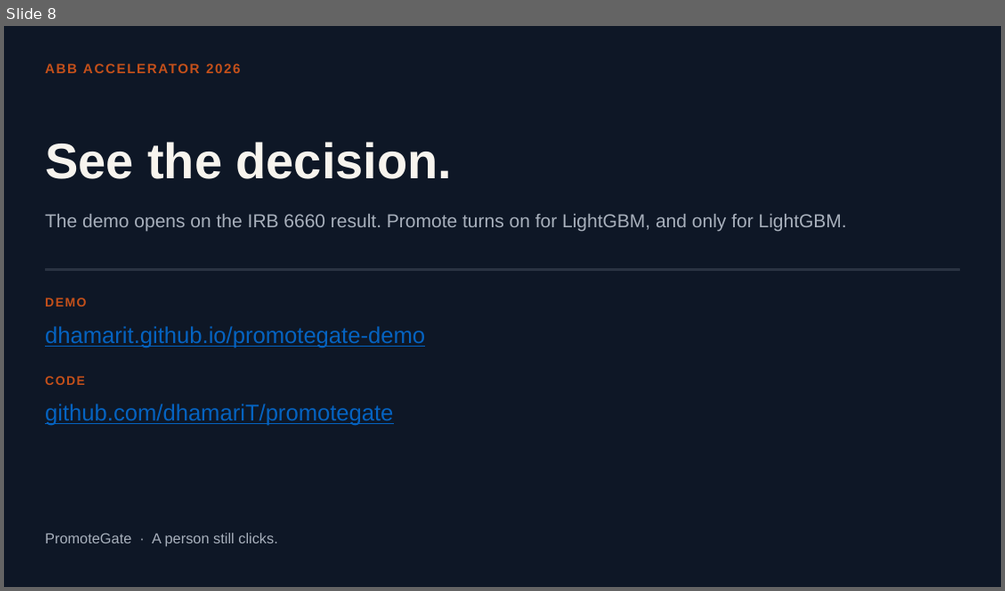
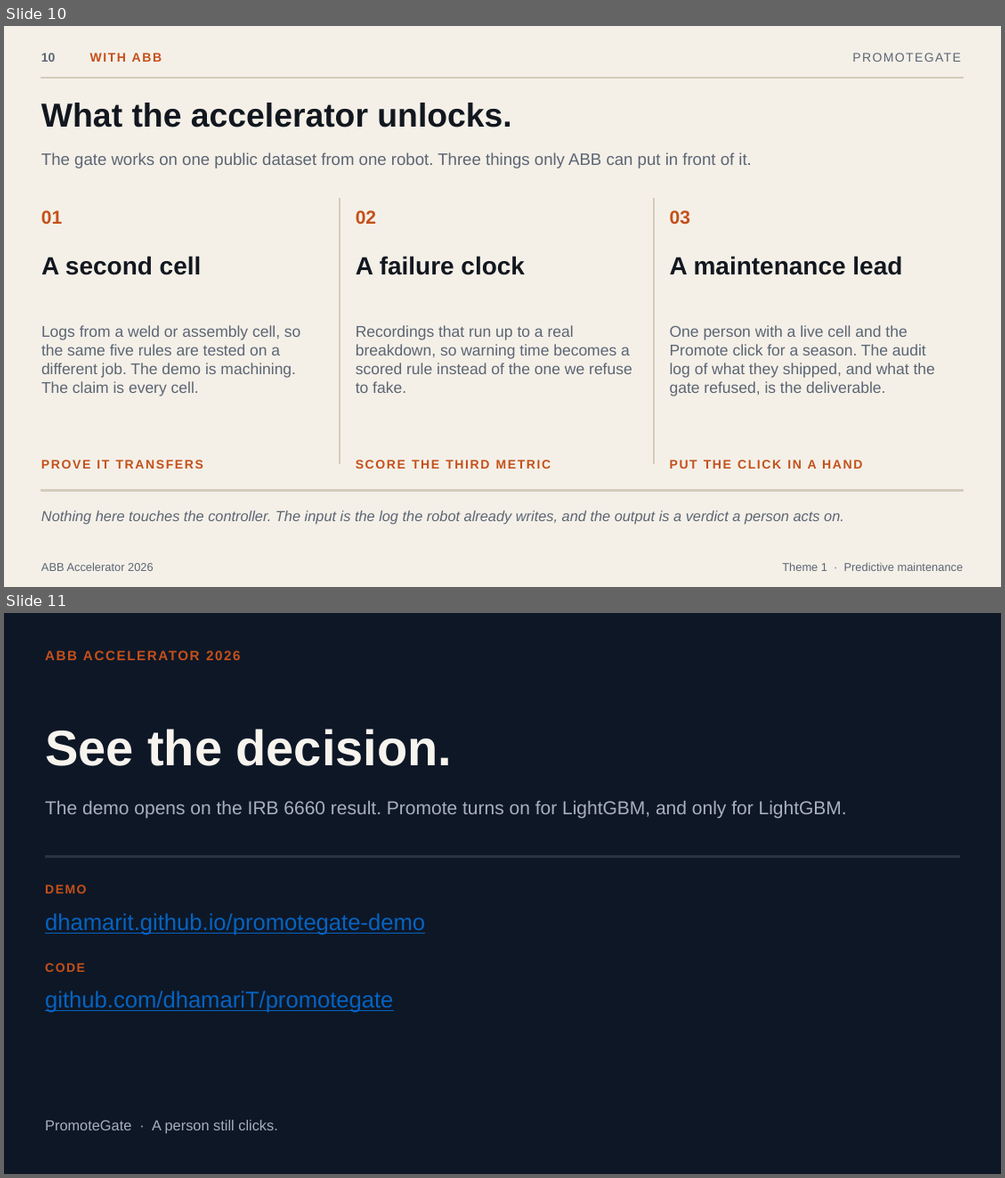
Before and after one commit to dhamariT/promotegate, a slide deck: pitch/PromoteGate-ABB-Accelerator.pptx. Shown one above the other, each under a label of ours: slide 8 before the commit, slides 10 and 11 after it. The pictures are 1005x591 and 1005x1178 pixels, drawn with LibreOffice and Linux fonts; fonts in the diff are those of the drawing. Boxes give left, top, right and bottom in pixels: in the first picture for what was removed or moved away, otherwise in the second. Text is boxed around its words. In the diff, an @@ line names an element or a change of style, - is before the commit and + after.

```diff
--- a/pitch/PromoteGate-ABB-Accelerator.pptx
+++ b/pitch/PromoteGate-ABB-Accelerator.pptx
@@ slide 10 added at [4, 26, 1001, 587], background #F4F0E8 @@
@@ text added at [624, 47, 961, 68], 12 pt, text #5C6573 @@
+PROMOTEGATE
@@ text added at [41, 53, 56, 62], 12 pt, text #5C6573, bold @@
+10
@@ rectangle added at [41, 77, 963, 78], fill #D5CBBC, outline #D5CBBC 1 pt @@
@@ text added at [90, 53, 162, 62], 12 pt, text #C4501A, bold @@
+WITH ABB
@@ text added at [41, 103, 511, 127], 32 pt, text #12171F, bold @@
+What the accelerator unlocks.
@@ text added at [41, 152, 751, 168], 16 pt, text #5C6573 @@
+The gate works on one public dataset from one robot. Three things only ABB can put in front of it.
@@ text added at [41, 210, 62, 224], 18 pt, text #C4501A, bold @@
+01
@@ rectangle added at [339, 198, 340, 464], fill #D5CBBC, outline #D5CBBC 1 pt @@
@@ text added at [356, 210, 376, 224], 18 pt, text #C4501A, bold @@
+02
@@ rectangle added at [653, 198, 654, 464], fill #D5CBBC, outline #D5CBBC 1 pt @@
@@ text added at [670, 210, 690, 224], 18 pt, text #C4501A, bold @@
+03
@@ text added at [41, 256, 202, 275], 24 pt, text #12171F, bold @@
+A second cell
@@ text added at [356, 256, 525, 275], 24 pt, text #12171F, bold @@
+A failure clock
@@ text added at [670, 256, 902, 275], 24 pt, text #12171F, bold @@
+A maintenance lead
@@ text added at [41, 325, 300, 396], 15 pt, text #5C6573 @@
+Logs from a weld or assembly cell, so the same five rules are tested on a different job. The demo is machining. The claim is every cell.
@@ text added at [356, 325, 632, 393], 15 pt, text #5C6573 @@
+Recordings that run up to a real breakdown, so warning time becomes a scored rule instead of the one we refuse to fake.
@@ text added at [670, 325, 935, 396], 15 pt, text #5C6573 @@
+One person with a live cell and the Promote click for a season. The audit log of what they shipped, and what the gate refused, is the deliverable.
@@ text added at [41, 459, 203, 468], 12 pt, text #C4501A, bold @@
+PROVE IT TRANSFERS
@@ text added at [356, 459, 551, 468], 12 pt, text #C4501A, bold @@
+SCORE THE THIRD METRIC
@@ text added at [670, 459, 862, 468], 12 pt, text #C4501A, bold @@
+PUT THE CLICK IN A HAND
@@ rectangle added at [41, 490, 963, 491], fill #D5CBBC, outline #D5CBBC 1 pt @@
@@ text added at [41, 510, 844, 524], 14 pt, text #5C6573, italic @@
+Nothing here touches the controller. The input is the log the robot already writes, and the output is a verdict a person acts on.
@@ text added at [41, 562, 154, 571], 11 pt, text #5C6573 @@
+ABB Accelerator 2026
@@ text added at [782, 562, 963, 571], 11 pt, text #5C6573 @@
+Theme 1 · Predictive maintenance
@@ what was slide 8 is now slide 11 @@
```
Also in this commit, not shown: 3 slides changed, 2 other slides added, 1 other file.
